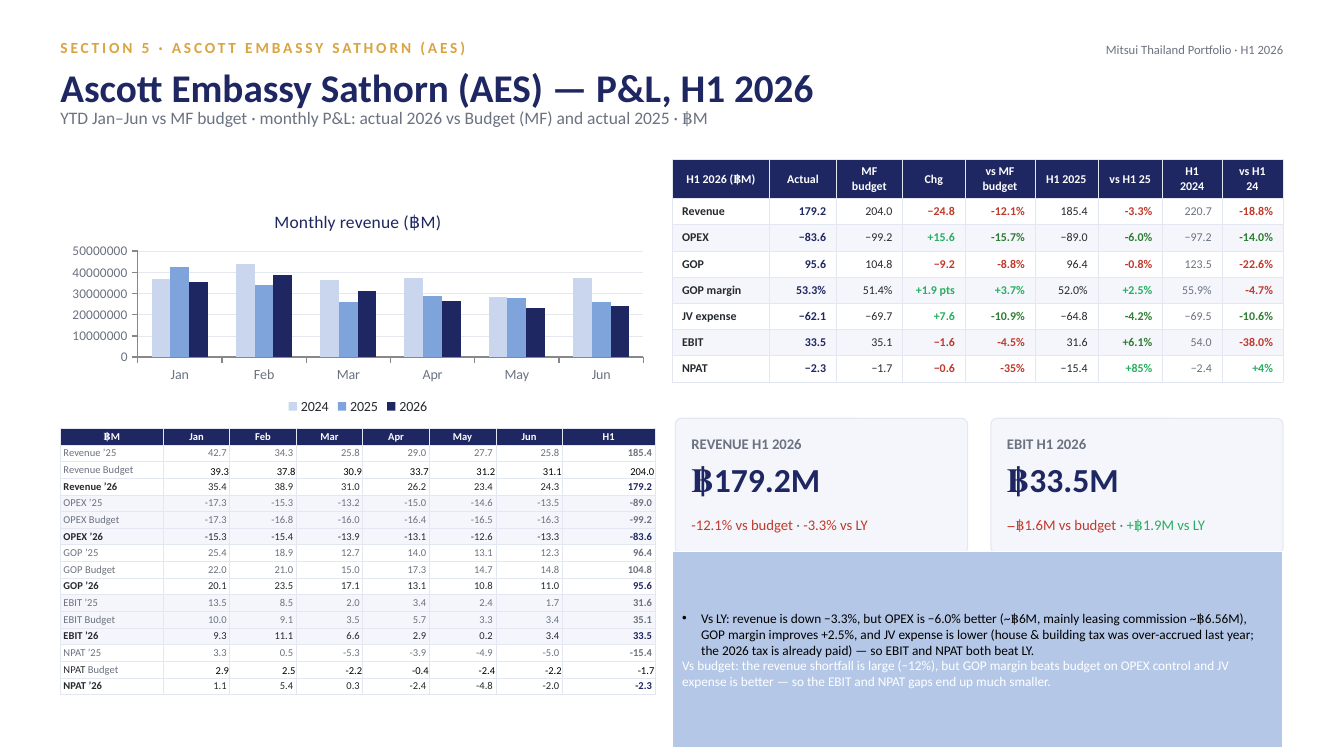
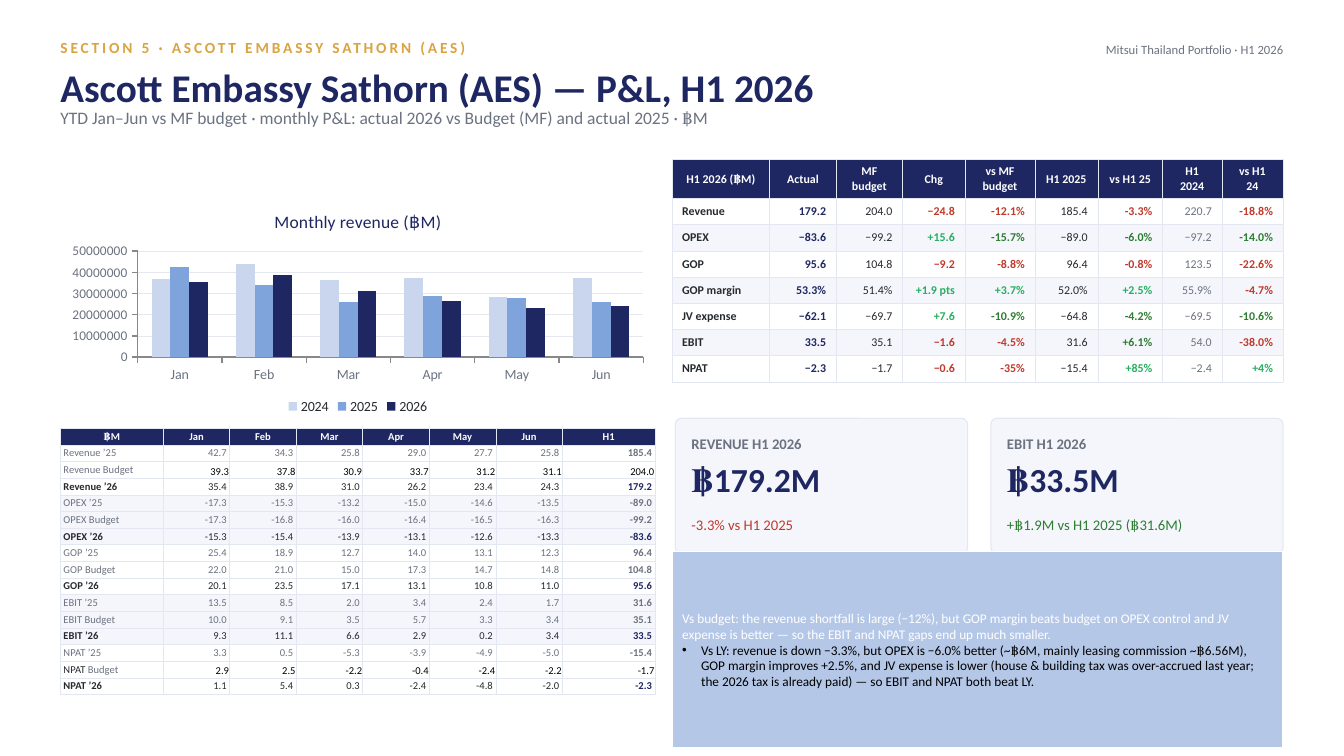
Before and after one commit to Chavin2543/mae-workspace, a slide deck: slide 24 of output/Portfolio_Performance_Report_H1-2026.pptx. Drawn at 1344x756 pixels with LibreOffice and Linux fonts; fonts in the diff are those of the drawing. Boxes give left, top, right and bottom in pixels: in the first picture for what was removed or moved away, otherwise in the second. Text is boxed around its words. In the diff, an @@ line names an element or a change of style, - is before the commit and + after.

```diff
--- a/output/Portfolio_Performance_Report_H1-2026.pptx
+++ b/output/Portfolio_Performance_Report_H1-2026.pptx
@@ text at box(691, 520, 793, 530): text changed @@
--12.1% vs budget · -3.3% vs LY
+-3.3% vs H1 2025
@@ text at box(1007, 519, 1182, 532): text changed; text colour #C0392B to #2E7D32 @@
-−฿1.6M vs budget · +฿1.9M vs LY
++฿1.9M vs H1 2025 (฿31.6M)
@@ text in rectangle at box(682, 614, 1229, 641): paragraph added @@
+Vs budget: the revenue shortfall is large (−12%), but GOP margin beats budget on OPEX control and JV expense is better — so the EBIT and NPAT gaps end up much smaller.
@@ text in rectangle at box(682, 661, 1229, 688): paragraph removed @@
-Vs budget: the revenue shortfall is large (−12%), but GOP margin beats budget on OPEX control and JV expense is better — so the EBIT and NPAT gaps end up much smaller.
```
Also in this commit, not shown: 4 other slides changed.
